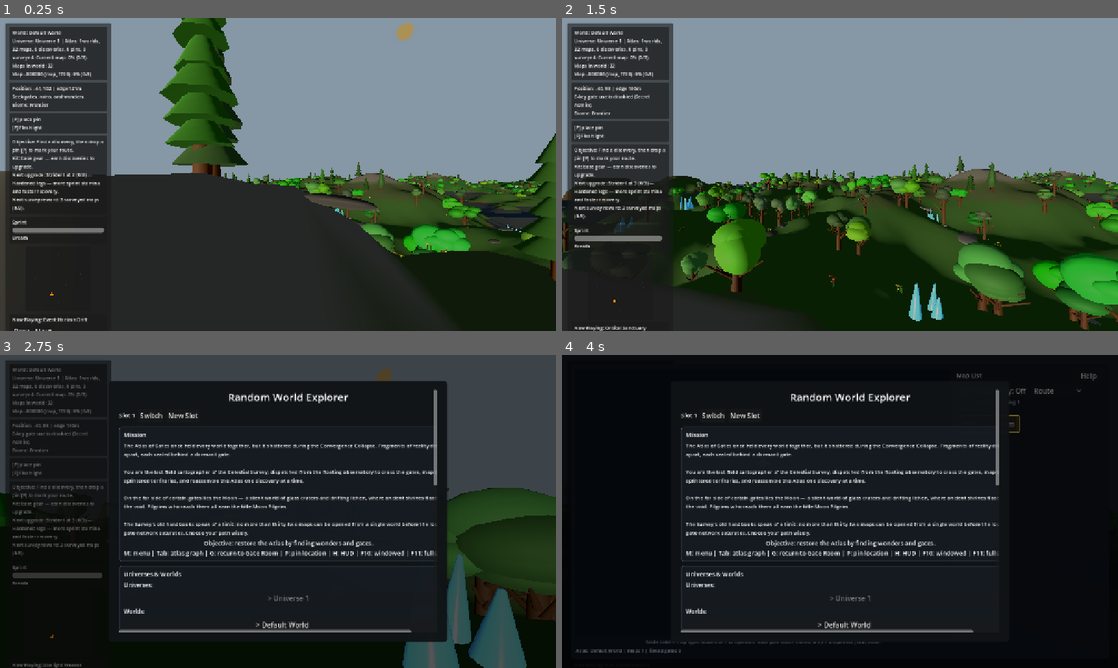
Above: before the commit, frames 1-4 (two rows, left to right).
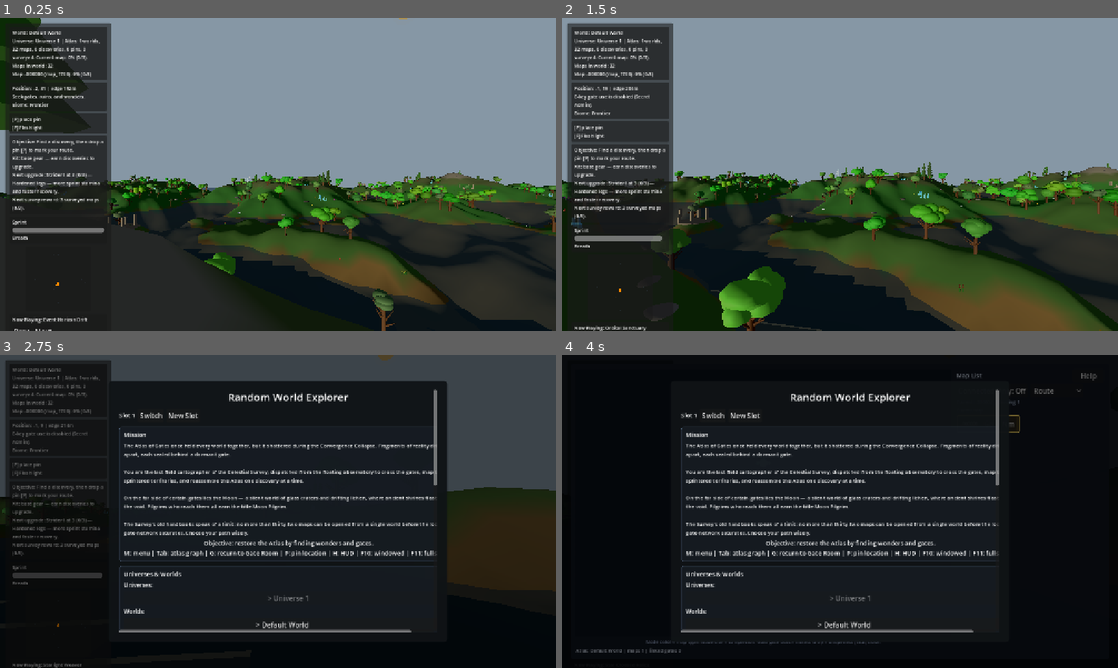
Above: after the commit, the same moments.

Repository: emkey1/Gatewalk
Game: Godot game, scene res://scenes/main.tscn
The game is run twice, just before and just after one commit, with the same random seed, the same clock (stepped at 60 frames per second) and the same inputs.
Inputs (mouse positions are in pixels of both pictures, inside the frame that each line leads up to):
- Up to frame 1 (0.25 s): no input
- Up to frame 2 (1.5 s): tap Enter at 0.5 s; move the mouse to (867, 174) at 0.52 s; hold Shift (sprint) 0.53-1.28 s; hold W (move_forward) from 0.53 s (still down); tap Space (jump) at 0.77 s; move the mouse to (812, 174) at 1.27 s; tap E at 1.35 s
- Up to frame 3 (2.75 s): keep holding W (move_forward); tap Space (jump) at 1.52 s; move the mouse to (289, 505) at 2.02 s; tap M at 2.1 s
- Up to frame 4 (4 s): move the mouse to (812, 574) at 2.77 s; tap G at 2.85 s; tap Space (jump) at 3.02, 3.77 s; move the mouse to (1006, 558) at 3.52 s; release W (move_forward) at 3.53 s; hold A (move_left) from 3.53 s (still down); tap Tab at 3.6 s

The runs differ from the first frame. In frame 1, 32% of the frame differs, in the area x 0-100%, y 0-100%; in frame 2, 29%; in frame 3, 6.7%; in frame 4, less than 0.1%.

Commit message:
Fix StableRng non-determinism: qualify self.randf() in randf_range/chance
An unqualified randf() inside StableRng bound to Godot's global, per-process RNG
instead of self.randf(), so randf_range() and chance() were not reproducible from
a seed. This silently broke the game's core determinism promise: world scatter
(trees/rocks/crystals/flowers/wonders, all via randf_range) re-randomized on every
run/reload, and gate route types (via chance) were random per first activation
rather than seed-derived. randi_range() was unaffected — it calls next_u32(),
which has no global namesake.

The prior gate-travel determinism check missed this because it only exercised 0.0
route chances, where randf() < 0.0 is always false regardless of which RNG.

- StableRng.gd: qualify the internal draws as self.randf().
- run_checks.gd: _run_stable_rng_checks regression guard — same-seed instances must
  produce identical randf_range()/chance() sequences.

Co-Authored-By: Claude Opus 4.8 <noreply@anthropic.com>

Diff:
--- a/scripts/core/StableRng.gd
+++ b/scripts/core/StableRng.gd
@@ -20,7 +20,9 @@
 
 
 func randf_range(min_value: float, max_value: float) -> float:
-	return lerp(min_value, max_value, randf())
+	# self. is required: an unqualified randf() binds to the global (per-process,
+	# non-deterministic) randf, silently breaking seed reproducibility.
+	return lerp(min_value, max_value, self.randf())
 
 
 func randi_range(min_value: int, max_value: int) -> int:
@@ -30,7 +32,9 @@
 
 
 func chance(probability: float) -> bool:
-	return randf() < probability
+	# self. is required: an unqualified randf() binds to the global (per-process,
+	# non-deterministic) randf, silently breaking seed reproducibility.
+	return self.randf() < probability
 
 
 func pick(items: Array) -> Variant:
--- a/tools/validation/run_checks.gd
+++ b/tools/validation/run_checks.gd
@@ -27,6 +27,7 @@
 	_run_tree_factory_checks(failures)
 	_run_progression_checks(failures)
 	_run_water_cache_terrain_checks(failures)
+	_run_stable_rng_checks(failures)
 
 	if failures.is_empty():
 		print("VALIDATION OK: deterministic generation and save migration checks passed")
@@ -759,6 +760,29 @@
 	return "delta_a=%d delta_b=%d sample_a=%s sample_b=%s" % [only_a.size(), only_b.size(), sample_a, sample_b]
 
 
+func _run_stable_rng_checks(failures: Array[String]) -> void:
+	# Guards the bug class where an unqualified randf() inside StableRng binds to the
+	# global (per-process, non-deterministic) RNG instead of self.randf(), silently
+	# breaking seed reproducibility for randf_range() and chance(). Two instances with
+	# the same seed must produce identical sequences.
+	var a := StableRng.new(424242)
+	var b := StableRng.new(424242)
+	for i in range(32):
+		if not is_equal_approx(a.randf_range(-5.0, 5.0), b.randf_range(-5.0, 5.0)):
+			failures.append("StableRng.randf_range is non-deterministic for a fixed seed.")
+			break
+	var c := StableRng.new(424242)
+	var d := StableRng.new(424242)
+	for i in range(64):
+		if c.chance(0.5) != d.chance(0.5):
+			failures.append("StableRng.chance is non-deterministic for a fixed seed.")
+			break
+	# And the draws must actually advance (not return a constant).
+	var e := StableRng.new(7)
+	if is_equal_approx(e.randf_range(0.0, 1.0), e.randf_range(0.0, 1.0)):
+		failures.append("StableRng.randf_range returned identical consecutive draws.")
+
+
 func _run_water_cache_terrain_checks(failures: Array[String]) -> void:
 	# Sunken caches (Main._scatter_sunken_caches) only place where the seabed is at
 	# least 4m below the surface. Guard the assumption that water maps actually have
